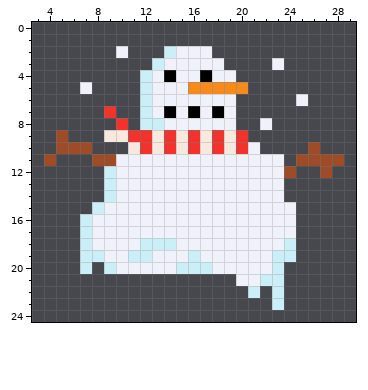
File history of a pixel-art sprite, traits/heads/head-snowman.png. Above: the version before the commit.
The file is 32x32 pixels. Shown: x 3..29, y 0..24.
And afterwards:
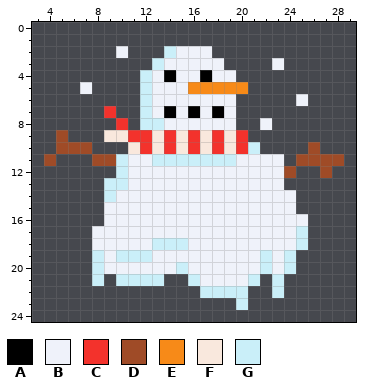
Palette (. is transparent): A #000000  B #eff2fa  C #f3322c  D #9f4b27  E #f78a18  F #f9e8dd  G #caeff9
Author's note on the commit: trying to round out snowman
Difference:
Colour B now appears in row 14 at x 24; in row 16 at x 25; in row 21 at x 17 to 19.
The author changed colour G to colour B in row 18 at x 12 and 24; in row 19 at x 16 and 23; in row 20 at x 9, 16 to 17 and 23.
Colour G now appears in rows 17 to 18 at x 25; in row 20 at x 8 and 24; in row 21 at x 8, 10 to 13 and 16; in row 22 at x 17 to 20; in row 23 at x 20.
The author changed colour B to colour G in row 10 at x 21; in row 11 at x 10 and 13 to 19; in rows 12 to 13 at x 10; in row 18 at x 15; in row 19 at x 10 and 22; in row 20 at x 22.
The author changed colour B to colour G in row 21 at x 21.
The author cleared colour B in row 16 at x 8.
The author cleared colour G in row 12 at x 9; in row 15 at x 8; in rows 16 to 20 at x 7; in row 21 at x 22; in row 22 at x 21; in row 23 at x 23.
